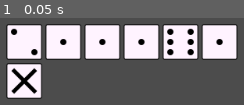
Above: before the commit, frame 1.
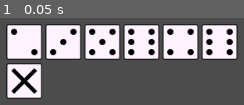
Above: after the commit, the same moment.

Repository: mraich/lantern
Game: Godot game, scene res://scenes/world.tscn
Same seed, same stepped clock (60 frames per second), same inputs: the game is played once before the commit and once after it.
Inputs:
- Up to frame 1 (0.05 s): no input

The runs differ from the first frame. In frame 1, 4.1% of the frame differs, in the area x 20-96%, y 11-44%.

Commit message:
DiceRollable:: Egy RandomNumberGenerator objektum használata.

Diff:
--- a/scripts/dice/dice_rollable.gd
+++ b/scripts/dice/dice_rollable.gd
@@ -2,15 +2,17 @@
 
 extends "res://scripts/dice/dice_base.gd"
 
+var random = RandomNumberGenerator.new()
+
 func _ready():
-	randomize()
+	random.randomize()
 
 	generate_new_value()
 	pass
 
 # Generating new value for the dice.
 func generate_new_value():
-	_set_value(randi() % _get_max_value() + _get_min_value())
+	_set_value(random.randi_range(_get_min_value(), _get_max_value()))
 	pass
 
 # Rolling the dice.
